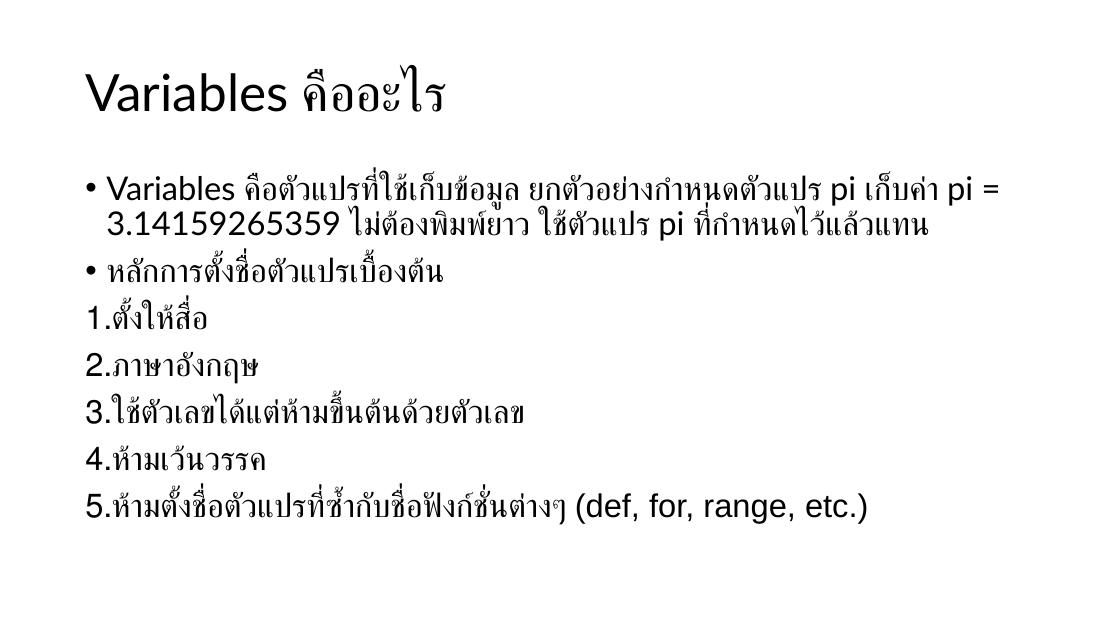
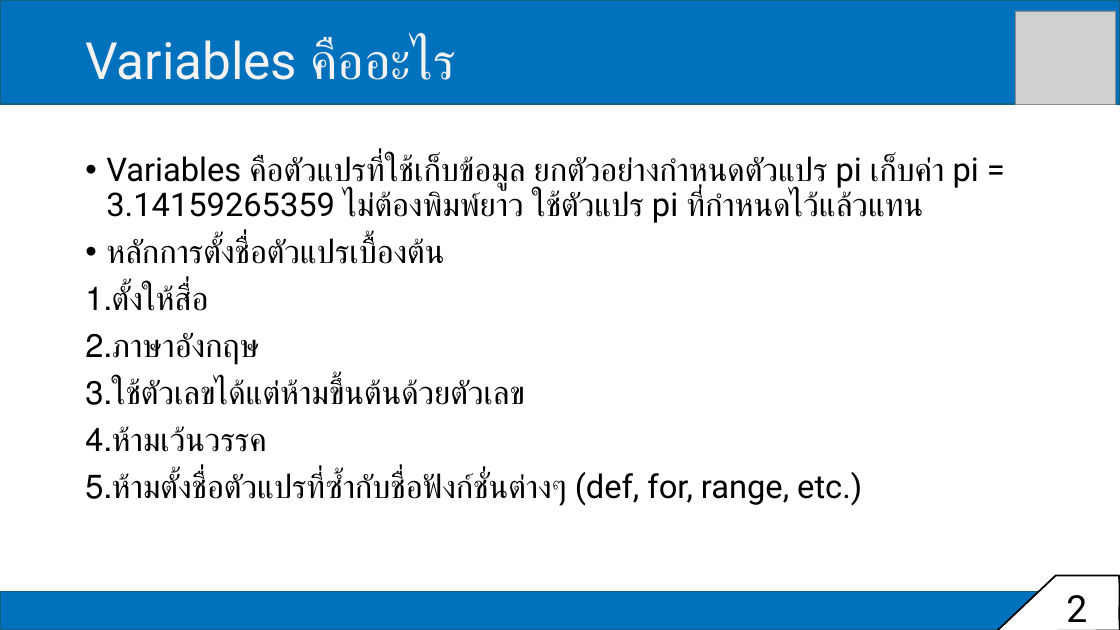
Before and after one commit to tohnperfect/Course-DS-Programming-and-Data-Viz, a slide deck: slide 2 of PPT/Class period 1.pptx. Drawn at 1120x630 pixels with LibreOffice and Linux fonts; fonts in the diff are those of the drawing; grey boxes stand for pictures. Boxes give left, top, right and bottom in pixels: in the first picture for what was removed or moved away, otherwise in the second. Text is boxed around its words. In the diff, an @@ line names an element or a change of style, - is before the commit and + after.

```diff
--- a/PPT/Class period 1.pptx
+++ b/PPT/Class period 1.pptx
@@ rectangle added at <box>0,0,1120,104</box>, fill #0071BC, outline #156082 1.5 pt @@
@@ title "Variables คืออะไร": place and size @@
-title "Variables คืออะไร" at <box>85,71,447,112</box>
+title "Variables คืออะไร" at <box>85,39,456,80</box>
@@ title "Variables คืออะไร" at <box>85,39,456,80</box>: font Lato to Roboto, text colour #000000 to #F2F2F2 @@
@@ picture added at <box>1016,11,1117,104</box> @@
@@ text "Variables คือตัวแปรที่ใช้เก็บข้อมูล ยกตัวอย่างกำหนดตัวแปร pi ...": place and size @@
-text "Variables คือตัวแปรที่ใช้เก็บข้อมูล ยกตัวอย่างกำหนดตัวแปร pi ..." at <box>85,174,973,525</box>
+text "Variables คือตัวแปรที่ใช้เก็บข้อมูล ยกตัวอย่างกำหนดตัวแปร pi ..." at <box>85,155,979,506</box>
@@ text "Variables คือตัวแปรที่ใช้เก็บข้อมูล ยกตัวอย่างกำหนดตัวแปร pi ..." at <box>85,155,979,506</box>: font Lato to Roboto in "Variables คือตัวแปรที่ใช้เก็บข้อมูล ยกตัวอย่างกำหนดตัวแปร pi ..."; font Arial to Roboto in "หลักการตั้งชื่อตัวแปรเบื้องต้น", "ตั้งให้สื่อ", "ภาษาอังกฤษ", "ใช้ตัวเลขได้แต่ห้ามขึ้นต้นด้วยตัวเลข" and 2 more places @@
@@ rectangle added at <box>0,592,1120,630</box>, fill #0071BC, outline #156082 1.5 pt @@
@@ freeform shape added at <box>996,576,1120,630</box>, fill #FFFFFF, outline #000000 1.5 pt @@
@@ text added at <box>1066,595,1087,622</box>, 32 pt, text #000000 @@
+2
```
Also in this commit, not shown: 16 other slides changed, 2 other files.
